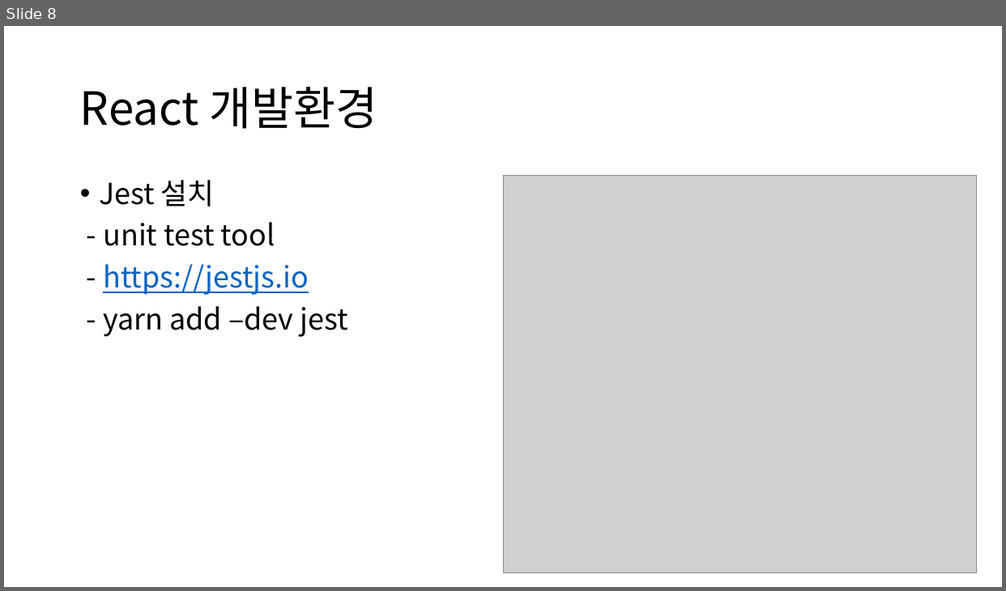
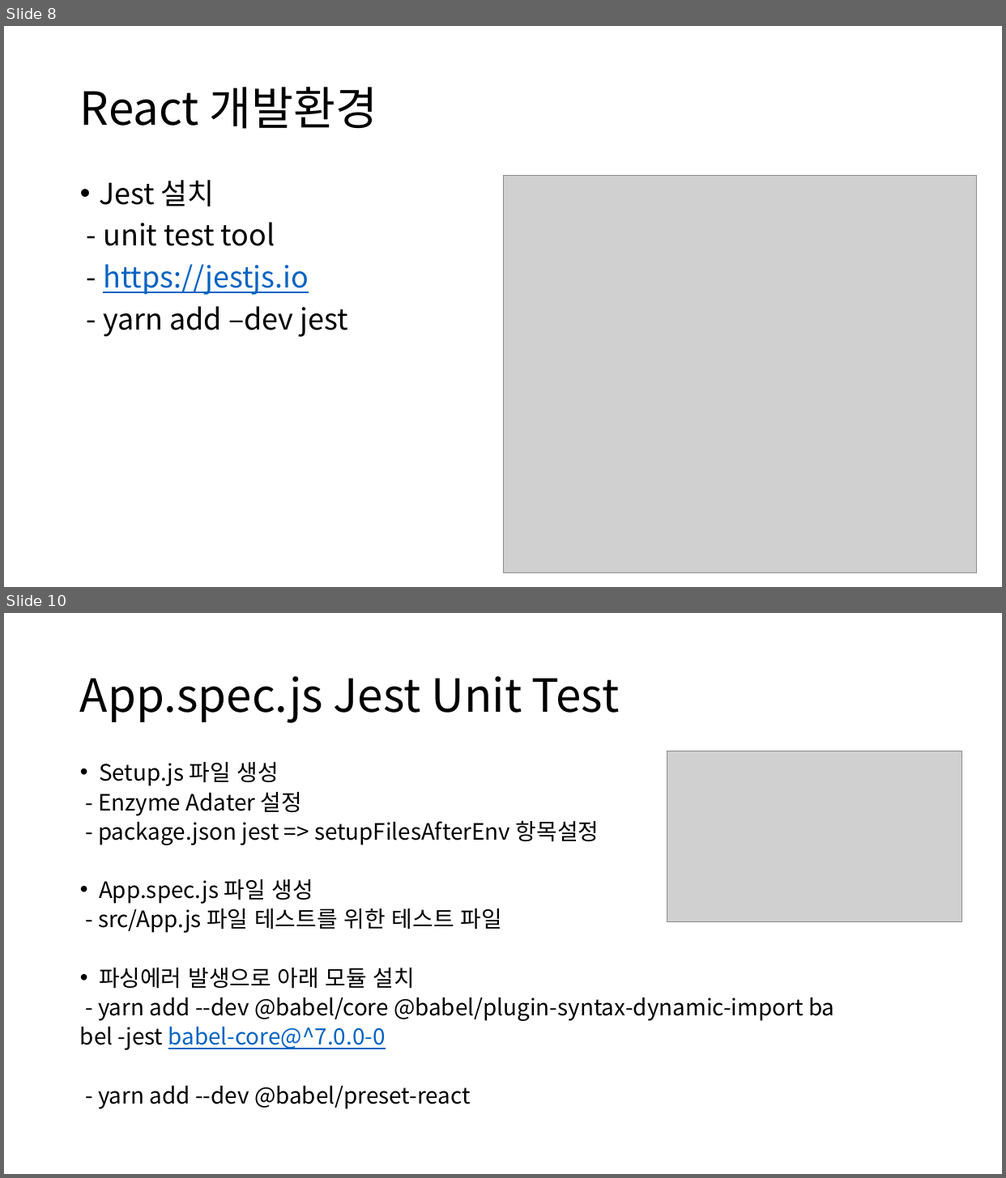
Before and after one commit to mtrl1514/ReactTDD, a slide deck: doc/ReactTDD_dev.pptx. Shown one above the other, each under a label of ours: slide 8 before the commit, slides 8 and 10 after it; the slides between them are not shown. The pictures are 1006x591 and 1006x1178 pixels, drawn with LibreOffice and Linux fonts; fonts in the diff are those of the drawing; grey boxes stand for pictures. Boxes give left, top, right and bottom in pixels: in the first picture for what was removed or moved away, otherwise in the second. Text is boxed around its words. In the diff, an @@ line names an element or a change of style, - is before the commit and + after.

Commit message:
unit test of App.js wuth jest

```diff
--- a/doc/ReactTDD_dev.pptx
+++ b/doc/ReactTDD_dev.pptx
@@ slide 10 added at box(4, 613, 1002, 1174), background #FFFFFF @@
@@ title added at box(80, 676, 619, 723), 44 pt, text #000000 @@
+App.spec.js Jest Unit Test
@@ picture added at box(667, 752, 962, 922) @@
@@ text added at box(80, 762, 835, 1110), 21.7 pt, text #000000 @@
+• Setup.js 파일 생성
+- Enzyme Adater 설정
+- package.json jest => setupFilesAfterEnv 항목설정
+• App.spec.js 파일 생성
+- src/App.js 파일 테스트를 위한 테스트 파일
+• 파싱에러 발생으로 아래 모듈 설치
+- yarn add --dev @babel/core @babel/plugin-syntax-dynamic-import ba
+bel -jest babel-core@^7.0.0-0
+- yarn add --dev @babel/preset-react
```
Also in this commit, not shown: 1 other slide added, 4 other files.
